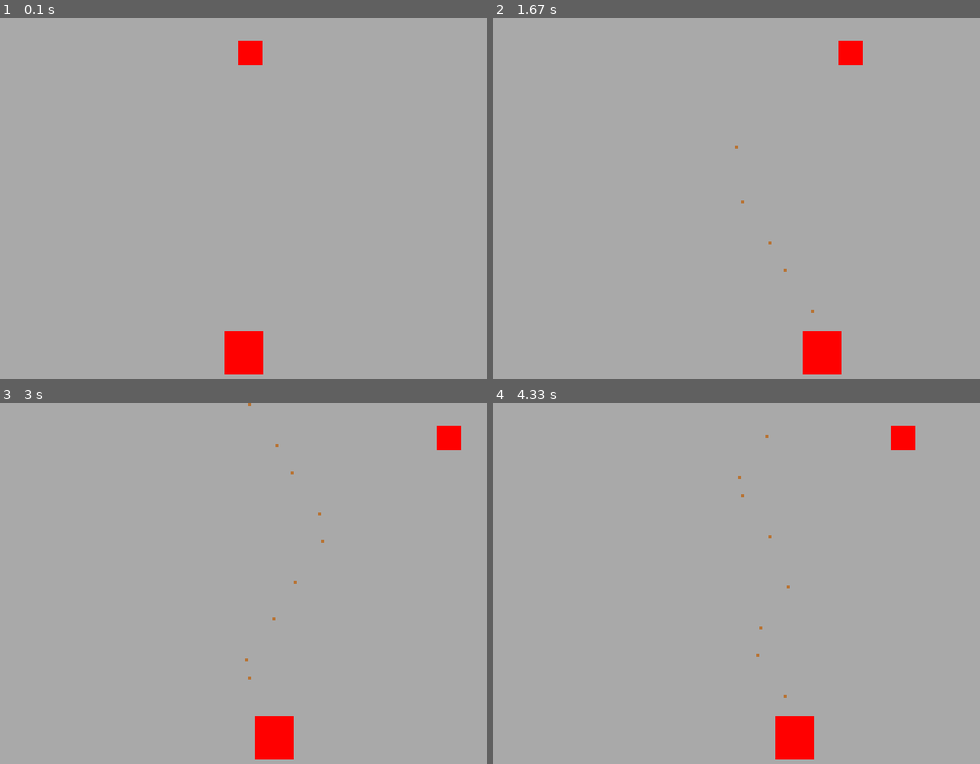
Above: before the commit, frames 1-4 (two rows, left to right).
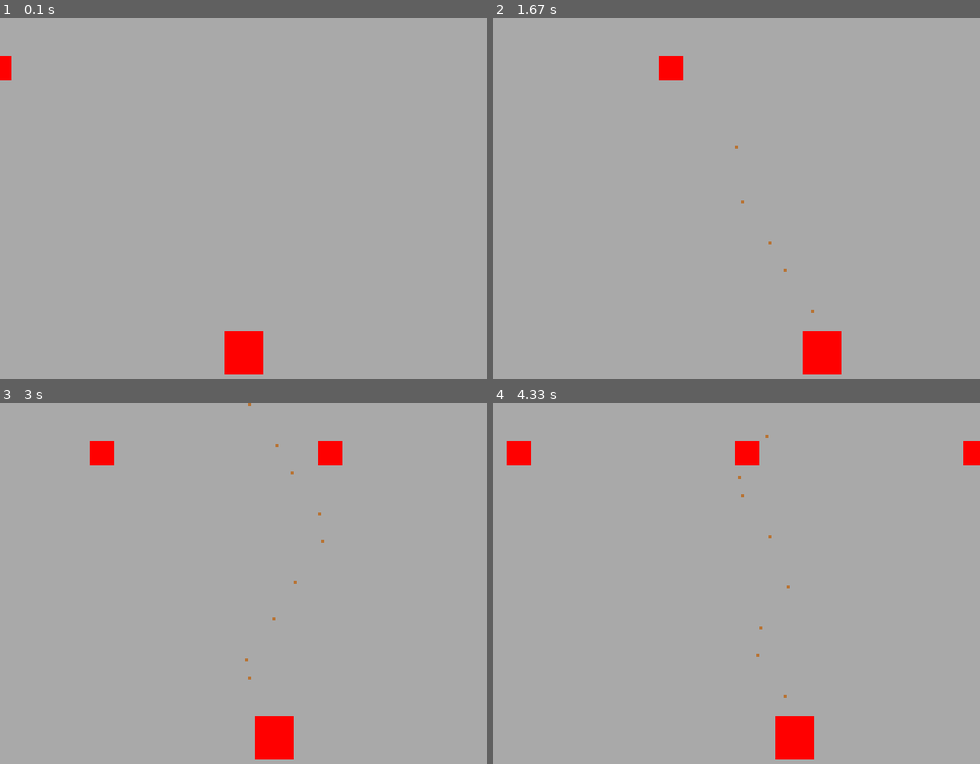
Above: after the commit, the same moments.

Repository: 25-26-1AHIF/pygameproject-JahrmarktBumm_Teodor_Simon
Game: pygame game, started from main.py
Two runs of this game, one before a commit and one after it. Both use one fixed random seed, a clock stepped at 60 frames per second and the inputs below.
Inputs:
- Up to frame 1 (0.1 s): no input
- Up to frame 2 (1.67 s): tap Space at 0.33, 0.73, 1.03, 1.23, 1.53 s; hold D 0.67-1.13 s; hold D 1.17-1.63 s
- Up to frame 3 (3 s): hold A 1.67-2.2 s; tap Space at 1.73, 2.03, 2.3, 2.6, 2.73 s; hold A 2.23-2.63 s; hold D from 2.67 s (still down)
- Up to frame 4 (4.33 s): tap Space at 3.03, 3.4, 3.7, 3.9, 4.2 s; release D at 3.3 s; hold A 3.33-3.8 s; hold D 3.83-4.3 s

The runs differ from the first frame. In frame 1, 0.5% of the frame differs, in the area x 0-54%, y 6-18%; in frame 2, 0.7%; in frame 3, 1.0%; in frame 4, 1.2%, in the area x 2-100%, y 6-18%.

Commit message:
Target versuch v3

Diff:
--- a/game/target.py
+++ b/game/target.py
@@ -5,19 +5,36 @@
 class Target:
     def __init__(self, screen: pygame.Surface):
         self.screen = screen
-        self.targets = Target
         self.width = gv.TARGET_SIZE
         self.height = gv.TARGET_SIZE
-        self.x_pos = gv.SCREEN_WIDTH // 2 - self.width // 2
-        self.y_pos = 30
+        self.x_pos = -self.width
+        self.y_pos = 50
         self.direction = 1
-        self.health = 1
+        self.speed = 2.5
 
     def get_rect(self):
         return pygame.Rect(self.x_pos, self.y_pos, self.width, self.height)
 
     def update_and_draw(self):
-        self.x_pos += 1.5 * self.direction
-        if self.x_pos <= 0 or self.x_pos >= gv.SCREEN_WIDTH - self.width:
-            self.direction *= -1
+        self.x_pos += self.speed * self.direction
         pygame.draw.rect(self.screen, "red", self.get_rect())
+
+
+class Targets:
+    def __init__(self, screen: pygame.Surface):
+        self.screen = screen
+        self.targets = []
+
+    def add_target(self):
+        self.targets.append(Target(self.screen))
+
+    def update_and_draw(self, frame_counter: int):
+        # Gleichmäßiger Spawn-Takt:
+        # Bei 60 FPS bedeutet "frame_counter % 120 == 0" alle 2 Sekunden (120 Frames)
+        if frame_counter % 120 == 0:
+            self.add_target()
+
+        for target in self.targets[:]:
+            target.update_and_draw()
+            if target.x_pos > gv.SCREEN_WIDTH:
+                self.targets.remove(target)
--- a/main.py
+++ b/main.py
@@ -2,7 +2,7 @@
 from game_variables.GameVariables import GameVariables as gv
 from game.player import Player
 from game.bullet import Bullet, Bullets
-from game.target import Target
+from game.target import Target, Targets
 
 
 def main_screen():
@@ -17,7 +17,7 @@
     bullets_manager = Bullets(screen)
     player_object = Player(screen, bullets_manager)
     # KI Ende, Prompt: Die bullet funktioniert nicht bitte sag mir was falsch ist
-    target_object = Target(screen)
+    targets_manager = Targets(screen)
 
     running = True
     clock = pygame.time.Clock()
@@ -32,8 +32,6 @@
                 if event.key == pygame.K_SPACE:
                     player_object.shoot()
 
-            # Weitere Events abfragen (z.B. Tastatureingaben)
-
         # Update der Spiellogik
 
         # Neu zeichnen der Grafiken
@@ -45,7 +43,12 @@
         bullets_manager.update_and_draw()
         # KI Ende, Prompt: Die bullet funktioniert nicht bitte sag mir was falsch ist
 
-        target_object.update_and_draw()
+        targets_manager.update_and_draw(frame_counter)
+
+        # KI Google Gemini Anfang
+        # Fehler behoben
+        frame_counter += 1
+        # KI Ende, Prompt
 
         # Das Display updaten
         pygame.display.flip()
